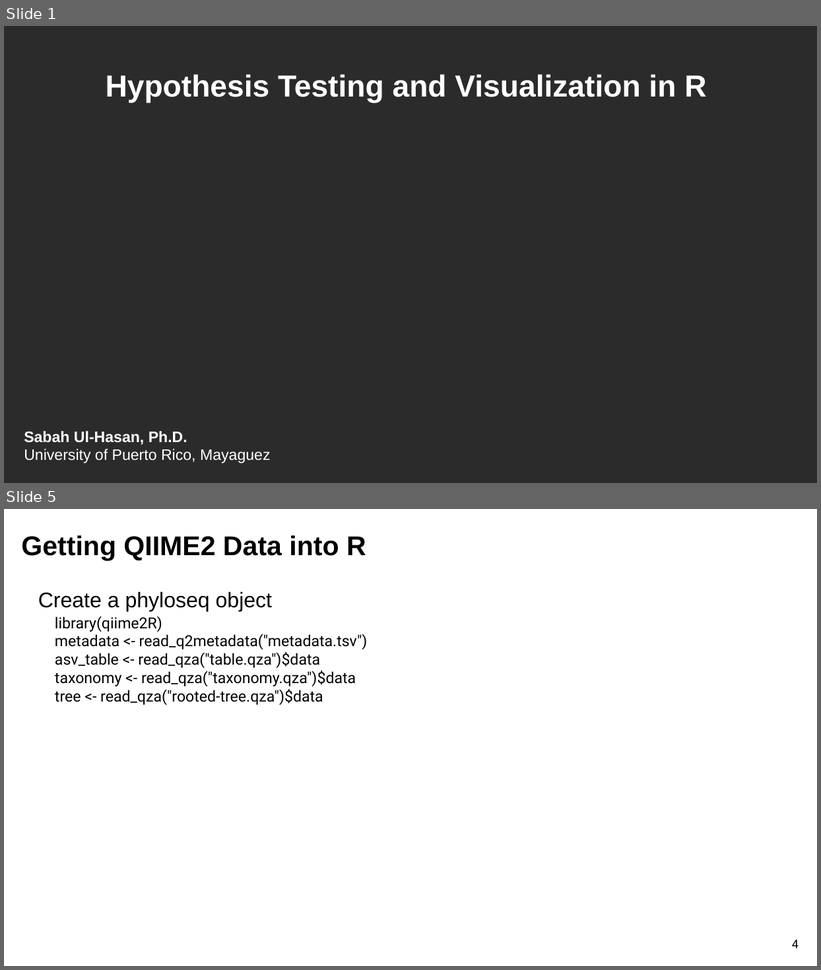
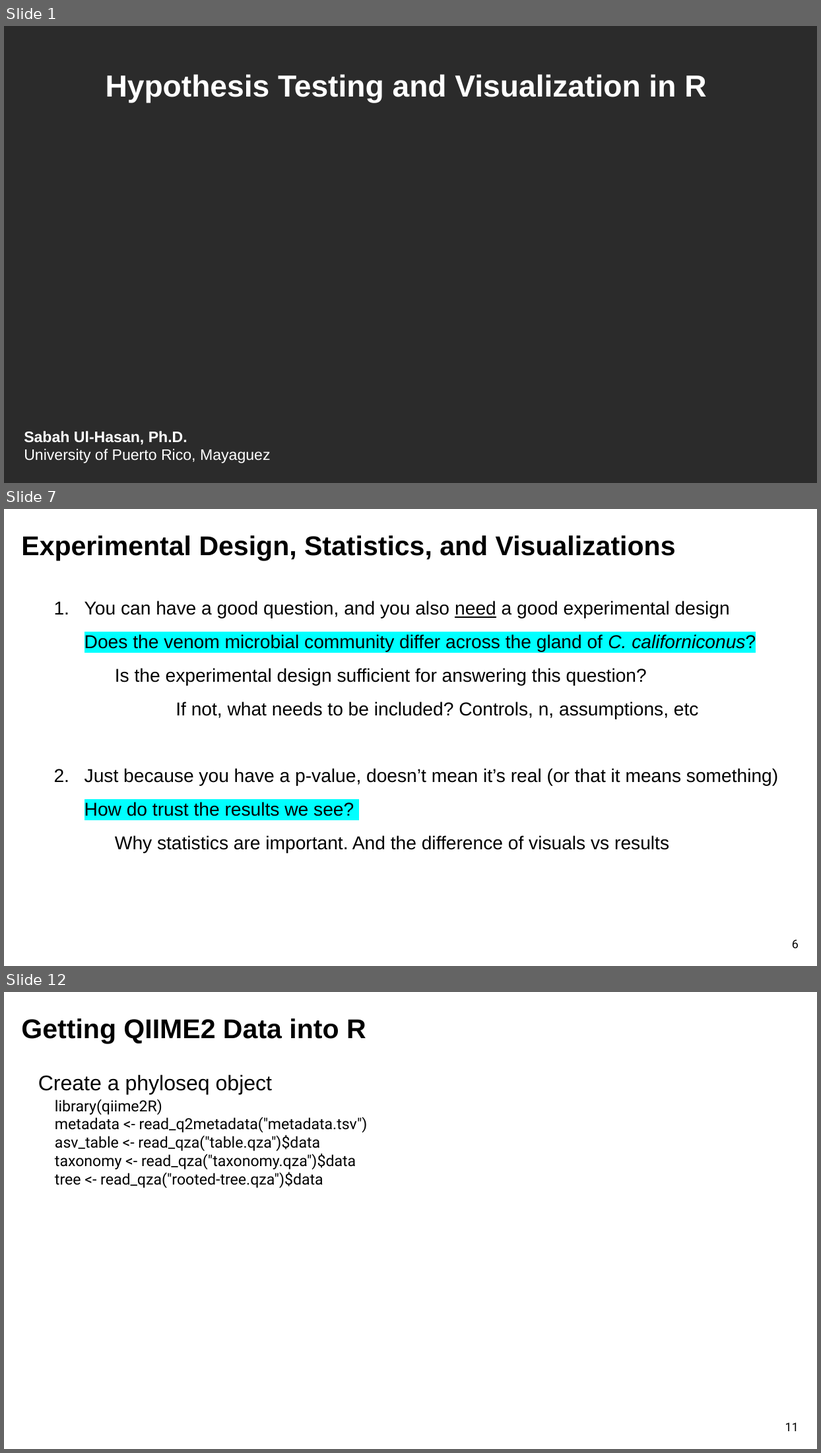
Before and after one commit to sabahzero/UPRM_QIIME2workshop, a slide deck: lectures/Lecture3_UlHasan.pptx. Shown one above the other, each under a label of ours: slides 1 and 5 before the commit, slides 1, 7 and 12 after it; the slides between them are not shown. The pictures are 821x970 and 821x1453 pixels, drawn with LibreOffice and Linux fonts; fonts in the diff are those of the drawing; background and template pictures are left out; a plain dark background stands for a picture behind light text. Boxes give left, top, right and bottom in pixels: in the first picture for what was removed or moved away, otherwise in the second. Text is boxed around its words. In the diff, an @@ line names an element or a change of style, - is before the commit and + after.

```diff
--- a/lectures/Lecture3_UlHasan.pptx
+++ b/lectures/Lecture3_UlHasan.pptx
@@ slide 7 added at (x1=4, y1=509, x2=817, y2=966), background #FFFFFF @@
@@ text added at (x1=21, y1=535, x2=676, y2=560), 32 pt, text #000000, bold @@
+Experimental Design, Statistics, and Visualizations
@@ text added at (x1=85, y1=601, x2=778, y2=854), 22 pt, text #000000 @@
+1. You can have a good question, and you also need a good experimental design
+   Does the venom microbial community differ across the gland of C. californiconus?
+   Is the experimental design sufficient for answering this question?
+   If not, what needs to be included? Controls, n, assumptions, etc
+2. Just because you have a p-value, doesn’t mean it’s real (or that it means something)
+   How do trust the results we see?
+   Why statistics are important. And the difference of visuals vs results
@@ page number added at (x1=792, y1=940, x2=799, y2=949), 14 pt, text #000000 @@
+6
@@ what was slide 5 is now slide 12 @@
@@ page number at (x1=785, y1=1423, x2=799, y2=1432): text changed @@
-4
+11
```
Also in this commit, not shown: 4 slides changed, 8 other slides added, 2 slides removed, 2 other files.
